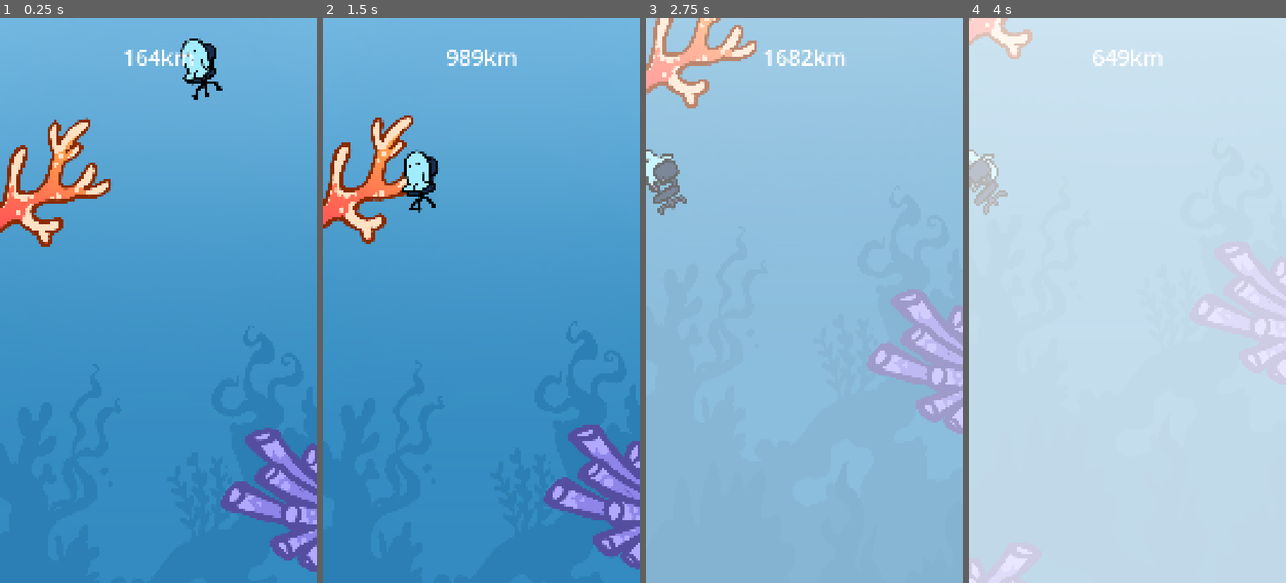
Above: before the commit, frames 1-4 (left to right).
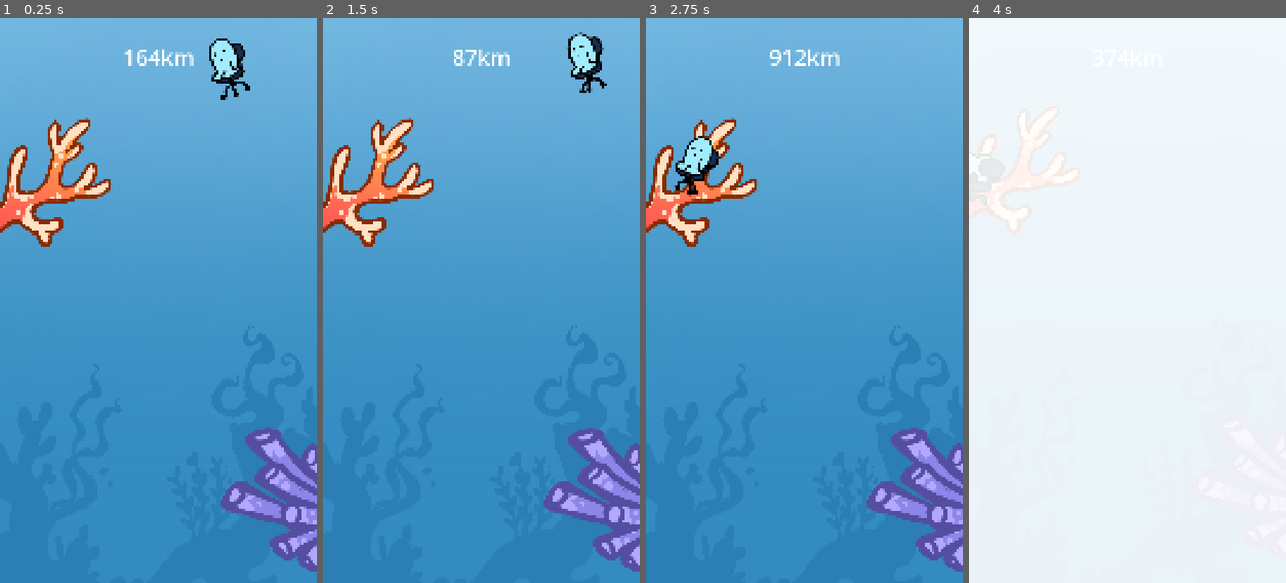
Above: after the commit, the same moments.

Repository: izzqz/to-the-core
Game: Godot game, scene res://main.tscn
Two runs of this game, one before a commit and one after it. Both use one fixed random seed, a clock stepped at 60 frames per second and the inputs below.
Inputs:
- Up to frame 1 (0.25 s): no input
- Up to frame 2 (1.5 s): hold Space (flap) 0.53-1.28 s; tap Space (flap) at 1.35 s
- Up to frame 3 (2.75 s): tap Space (flap) at 1.52, 1.82 s; hold Space (flap) from 2.03 s (still down)
- Up to frame 4 (4 s): release Space (flap) at 2.78 s; tap Space (flap) at 2.85, 3.02, 3.32 s; hold Space (flap) from 3.53 s (still down)

The runs differ from the first frame. In frame 1, 1.5% of the frame differs, in the area x 56-79%, y 3-15%; in frame 2, 5.6%; in frame 3, 100%, in the area x 0-100%, y 0-100%; in frame 4, 98%.

Commit message:
Final movement

Diff:
--- a/scripts/player.gd
+++ b/scripts/player.gd
@@ -5,16 +5,16 @@
 @export var MAX_FALL_SPEED: float = 600  # Maximum falling speed
 @export var direction_change_speed: float = 10.0  # How quickly direction changes (higher = faster)
 
-@export var MAX_CHANGE_SPEED: float = 1800 # Maximum speed after direction change
-@export var MIN_CHANGE_SPEED: float = 200   # Minimum speed right after direction change
+@export var MAX_VELOCITY: float = 1800 # Maximum velocity in either direction
+@export var MIN_VELOCITY: float = 200   # Minimum velocity after direction change
 
-@export var speed_accel_rate: float = 1.5   # How quickly speed increases over time
-@export var time_to_max_speed: float = 0.5  # Time in seconds to reach max speed
+@export var velocity_increase_rate: float = 4.0   # How quickly velocity increases when moving in that direction
+@export var velocity_decrease_rate: float = 2.0   # How quickly velocity decreases for the opposite direction
 
 var target_direction: int = 1        # Target direction (1 for right, -1 for left)
 var current_direction: float = 1.0   # Current interpolated direction
-var current_speed: float = move_speed  # Current movement speed
-var direction_timer: float = 0.0     # Timer for tracking how long we've moved in same direction
+var current_left_velocity: float = 0.0  # Velocity when moving left
+var current_right_velocity: float = MIN_VELOCITY  # Velocity when moving right
 var death_time: float = 0.0          # Timer to track death animation progress
 var screen_center_x: float = 0.0     # Horizontal center of the screen
 
@@ -43,24 +43,31 @@
 	var prev_direction = current_direction
 	current_direction = lerp(current_direction, float(target_direction), direction_change_speed * delta)
 
+	# Update velocities based on current direction
+	if target_direction > 0:  # Moving right
+		# Increase right velocity
+		current_right_velocity = min(current_right_velocity + velocity_increase_rate * delta * MAX_VELOCITY, MAX_VELOCITY)
+		# Decrease left velocity
+		current_left_velocity = max(current_left_velocity - velocity_decrease_rate * delta * MAX_VELOCITY, 0)
+	else:  # Moving left
+		# Increase left velocity
+		current_left_velocity = min(current_left_velocity + velocity_increase_rate * delta * MAX_VELOCITY, MAX_VELOCITY)
+		# Decrease right velocity
+		current_right_velocity = max(current_right_velocity - velocity_decrease_rate * delta * MAX_VELOCITY, 0)
+
 	# Detect direction change (when sign flips)
 	if sign(prev_direction) != sign(current_direction):
-		# Reset timer and reduce speed when direction changes
-		direction_timer = 0.0
-		current_speed = MIN_CHANGE_SPEED
+		# Reset velocities when direction changes
+		if target_direction > 0:  # Changed to right
+			current_right_velocity = MIN_VELOCITY
+		else:  # Changed to left
+			current_left_velocity = MIN_VELOCITY
+
+	# Set horizontal velocity based on direction and corresponding velocity
+	if current_direction > 0:
+		velocity.x = current_right_velocity * current_direction
 	else:
-		# Increase timer when moving in same direction
-		direction_timer += delta
-
-		# Gradually increase speed over time until reaching maximum
-		if direction_timer < time_to_max_speed:
-			var t = direction_timer / time_to_max_speed  # Normalized time (0 to 1)
-			current_speed = lerp(MIN_CHANGE_SPEED, MAX_CHANGE_SPEED, t)
-		else:
-			current_speed = MAX_CHANGE_SPEED
-
-	# Set horizontal velocity based on interpolated direction and current speed
-	velocity.x = current_direction * current_speed
+		velocity.x = current_left_velocity * current_direction
 
 	# Move the character and handle collisions
 	move_and_slide()
@@ -107,14 +114,17 @@
 func _input(event: InputEvent) -> void:
 	if event.is_action_pressed("flap"):
 		target_direction *= -1
-		direction_timer = 0.0
-		current_speed = MIN_CHANGE_SPEED
+		if target_direction > 0:
+			current_right_velocity = MIN_VELOCITY
+		else:
+			current_left_velocity = MIN_VELOCITY
 		if not is_alive:
 			restart()
 
 func restart() -> void:
-	current_speed = 0
 	current_direction = 1
+	current_left_velocity = 0
+	current_right_velocity = MIN_VELOCITY
 	is_alive = true
 	death_time = 0.0
 	Global.reset_score()
